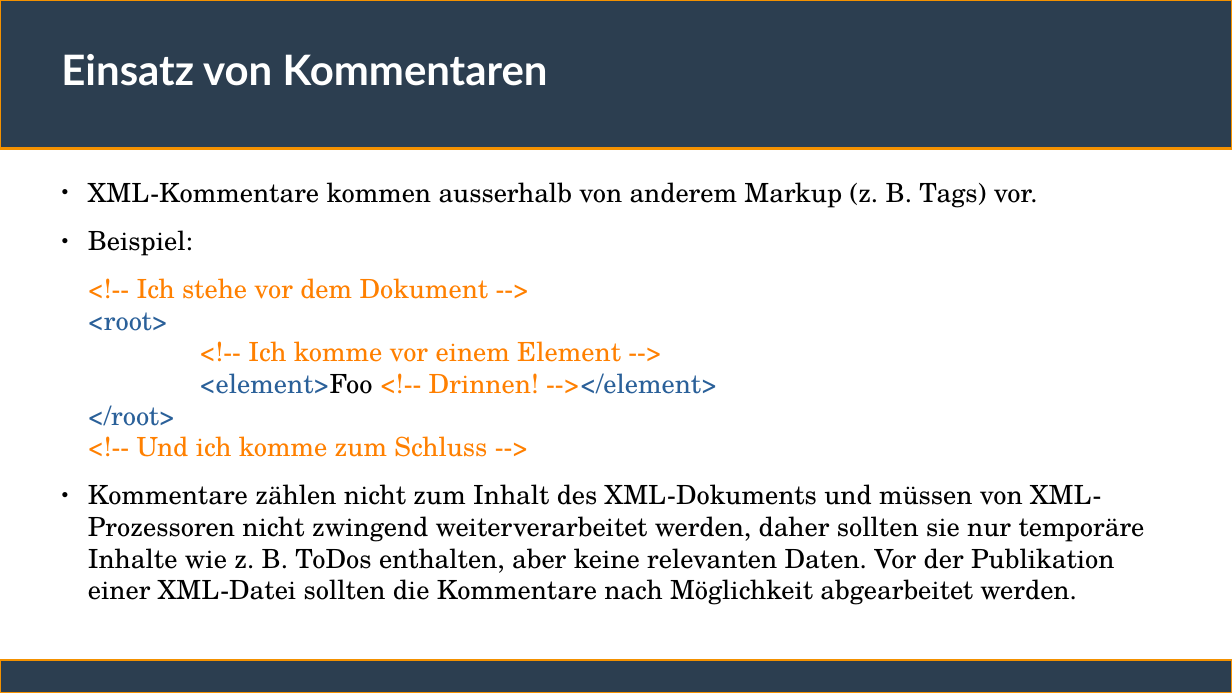
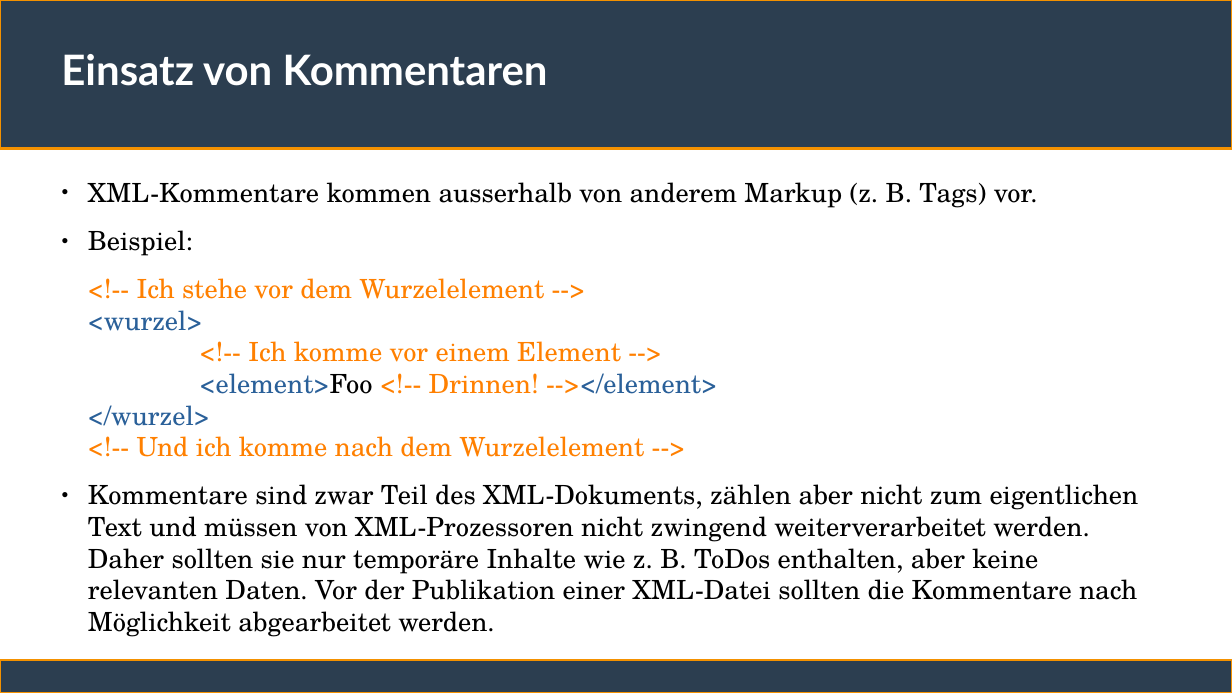
Before and after one commit to ChristianSonderUniSG/xml-kurs, a slide deck: slide 7 of sitzung_2/sitzung_2.odp. Drawn at 1232x693 pixels with LibreOffice and Linux fonts; fonts in the diff are those of the drawing. Boxes give left, top, right and bottom in pixels: in the first picture for what was removed or moved away, otherwise in the second. Text is boxed around its words. In the diff, an @@ line names an element or a change of style, - is before the commit and + after.

```diff
--- a/sitzung_2/sitzung_2.odp
+++ b/sitzung_2/sitzung_2.odp
@@ text at [88,278,1139,637]: text changed @@
-<!-- Ich stehe vor dem Dokument -->
-<root>
-<!-- Ich komme vor einem Element -->
-<element>Foo <!-- Drinnen! --></element>
-</root>
-<!-- Und ich komme zum Schluss -->
-● Kommentare zählen nicht zum Inhalt des XML-Dokuments und müssen von XML-Prozessoren nicht zwingend weiterverarbeitet werden, daher sollten sie nur temporäre Inhalte wie z. B. ToDos enthalten, aber keine relevanten Daten. Vor der Publikation einer XML-Datei sollten die Kommentare nach Möglichkeit abgearbeitet werden.
+<!-- Ich stehe vor dem Wurzelelement -->
+<wurzel>
+<!-- Ich komme vor einem Element -->
+<element>Foo <!-- Drinnen! --></element>
+</wurzel>
+<!-- Und ich komme nach dem Wurzelelement -->
+● Kommentare sind zwar Teil des XML-Dokuments, zählen aber nicht zum eigentlichen Text und müssen von XML-Prozessoren nicht zwingend weiterverarbeitet werden. Daher sollten sie nur temporäre Inhalte wie z. B. ToDos enthalten, aber keine relevanten Daten. Vor der Publikation einer XML-Datei sollten die Kommentare nach Möglichkeit abgearbeitet werden.
```
Also in this commit, not shown: 8 other slides changed, 10 slides added, 2 other files.
